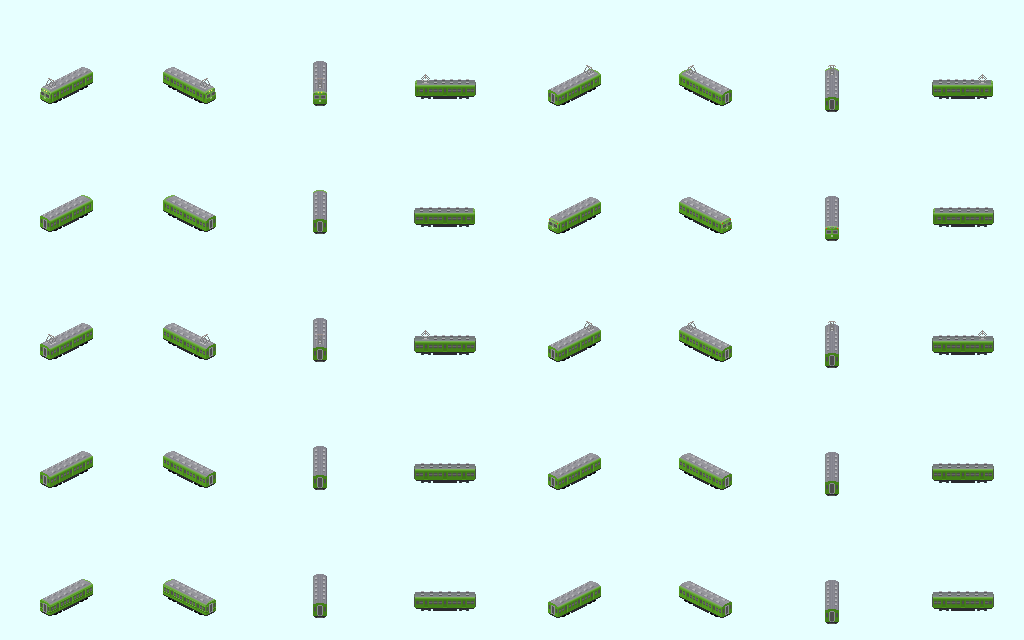
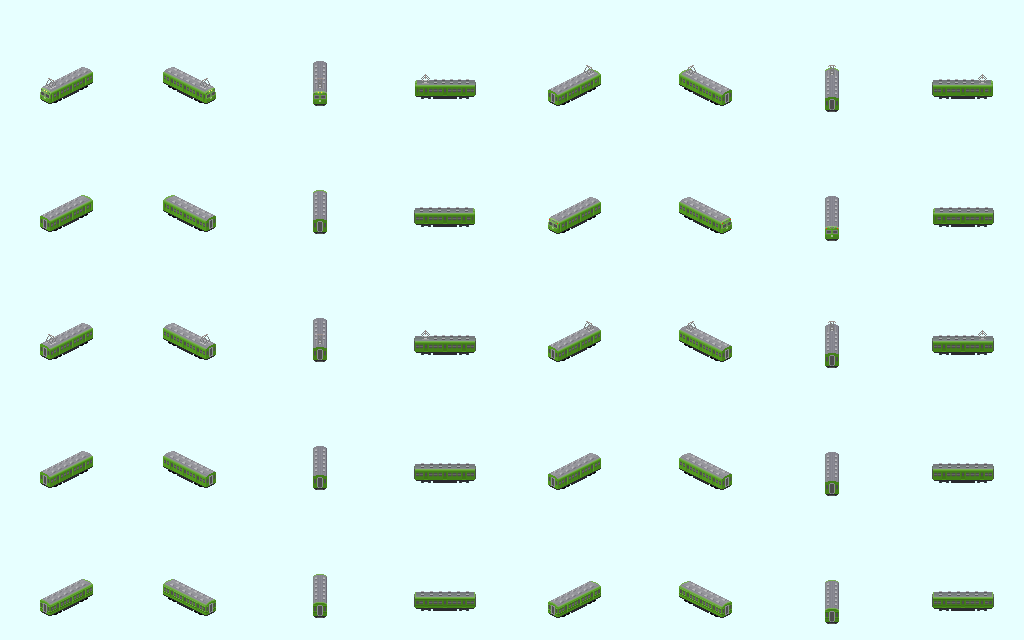
Two versions of the same layered image (w=1024, h=640). Layer-by-layer changes:
added group "グループ 1" (1st of 6, in "車体" › "シル･ヘッダ") with 4 layers in group "シル･ヘッダ" over [left=825, top=611, right=839, bottom=619]
added group "グループ 1" (2nd of 6, in "車体" › "シル･ヘッダ") with 4 layers in group "シル･ヘッダ" over [left=679, top=587, right=732, bottom=615]
added layer "レイヤー 42" (50%) in group "グループ 1" over [left=679, top=587, right=732, bottom=610]
added layer "レイヤー 41" in group "グループ 1" over [left=679, top=588, right=732, bottom=610]
added layer "レイヤー 40" (50%) in group "グループ 1" over [left=679, top=592, right=732, bottom=615]
added layer "レイヤー 39" in group "グループ 1" over [left=679, top=593, right=732, bottom=615]
added group "グループ 1" (3rd of 6, in "車体" › "シル･ヘッダ") with 4 layers in group "シル･ヘッダ" over [left=548, top=587, right=601, bottom=615]
added layer "レイヤー 38" (50%) in group "グループ 1" over [left=548, top=587, right=601, bottom=610]
added layer "レイヤー 37" in group "グループ 1" over [left=548, top=588, right=601, bottom=610]
added layer "レイヤー 36" (50%) in group "グループ 1" over [left=548, top=592, right=601, bottom=615]
added layer "レイヤー 35" in group "グループ 1" over [left=548, top=593, right=601, bottom=615]
added group "グループ 1" (4th of 6, in "車体" › "シル･ヘッダ") with 4 layers in group "シル･ヘッダ" over [left=313, top=599, right=993, bottom=613]
added layer "レイヤー 33" in group "グループ 1" over [left=313, top=599, right=993, bottom=607]
added layer "レイヤー 47" in group "車体" over [left=549, top=580, right=839, bottom=611]
painted on "レイヤー 24" over [left=41, top=574, right=993, bottom=606]
